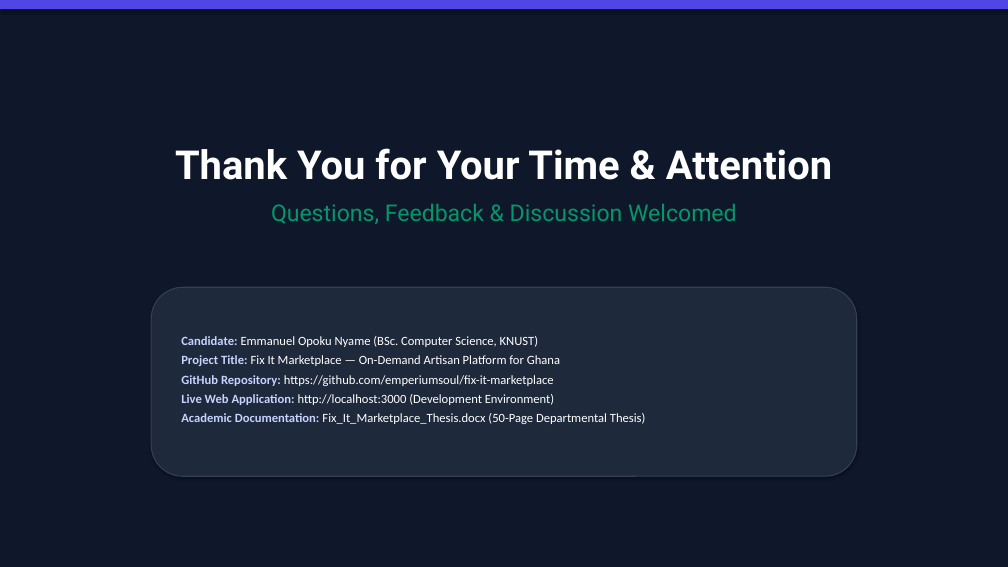
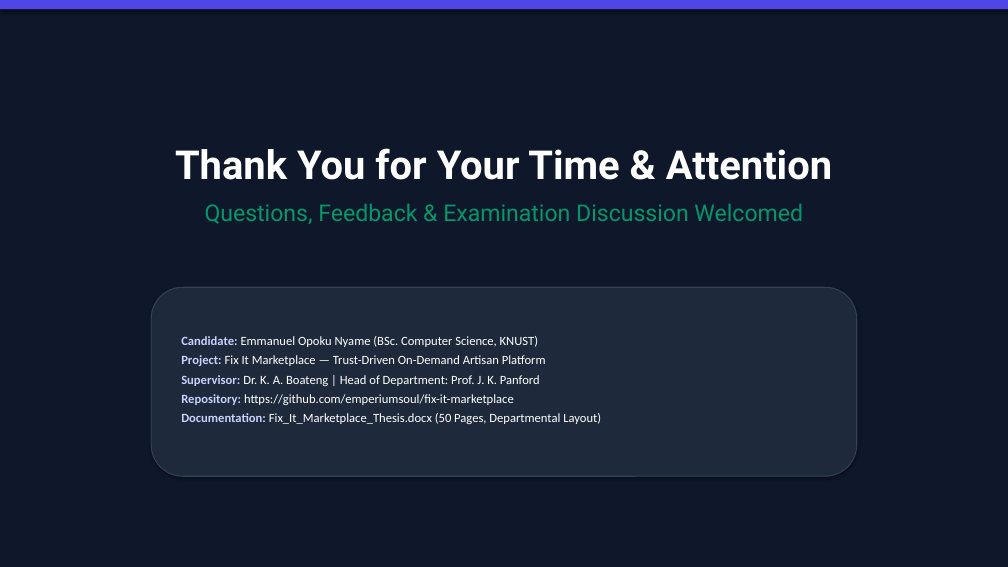
Before and after one commit to emperiumsoul/fix-it-marketplace, a slide deck: slide 21 of Fix_It_Marketplace_Defense_Presentation.pptx (slide 19 before the commit). Drawn at 1008x567 pixels with LibreOffice and Linux fonts; fonts in the diff are those of the drawing. Boxes give left, top, right and bottom in pixels: in the first picture for what was removed or moved away, otherwise in the second. Text is boxed around its words. In the diff, an @@ line names an element or a change of style, - is before the commit and + after.

Commit message:
docs: align defense presentation slide deck directly to departmental thesis layout template (21 widescreen slides)

```diff
--- a/Fix_It_Marketplace_Defense_Presentation.pptx
+++ b/Fix_It_Marketplace_Defense_Presentation.pptx
@@ text at [205, 203, 803, 224]: text changed @@
-Questions, Feedback & Discussion Welcomed
+Questions, Feedback & Examination Discussion Welcomed
@@ text at [181, 355, 601, 424]: text changed @@
-Project Title: Fix It Marketplace — On-Demand Artisan Platform for Ghana
-GitHub Repository: https://github.com/emperiumsoul/fix-it-marketplace
-Live Web Application: http://localhost:3000 (Development Environment)
-Academic Documentation: Fix_It_Marketplace_Thesis.docx (50-Page Departmental Thesis)
+Project: Fix It Marketplace — Trust-Driven On-Demand Artisan Platform
+Supervisor: Dr. K. A. Boateng | Head of Department: Prof. J. K. Panford
+Repository: https://github.com/emperiumsoul/fix-it-marketplace
+Documentation: Fix_It_Marketplace_Thesis.docx (50 Pages, Departmental Layout)
```
Also in this commit, not shown: 5 other slides changed, 15 slides added, 13 slides removed, 1 other file.
